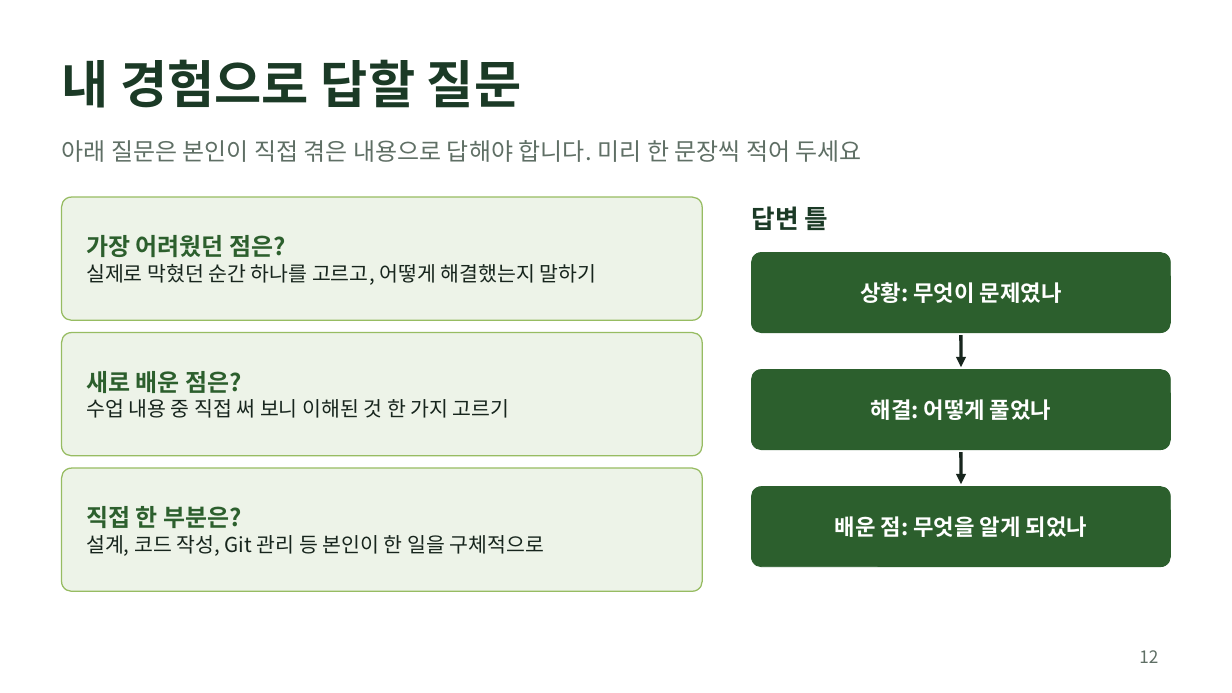
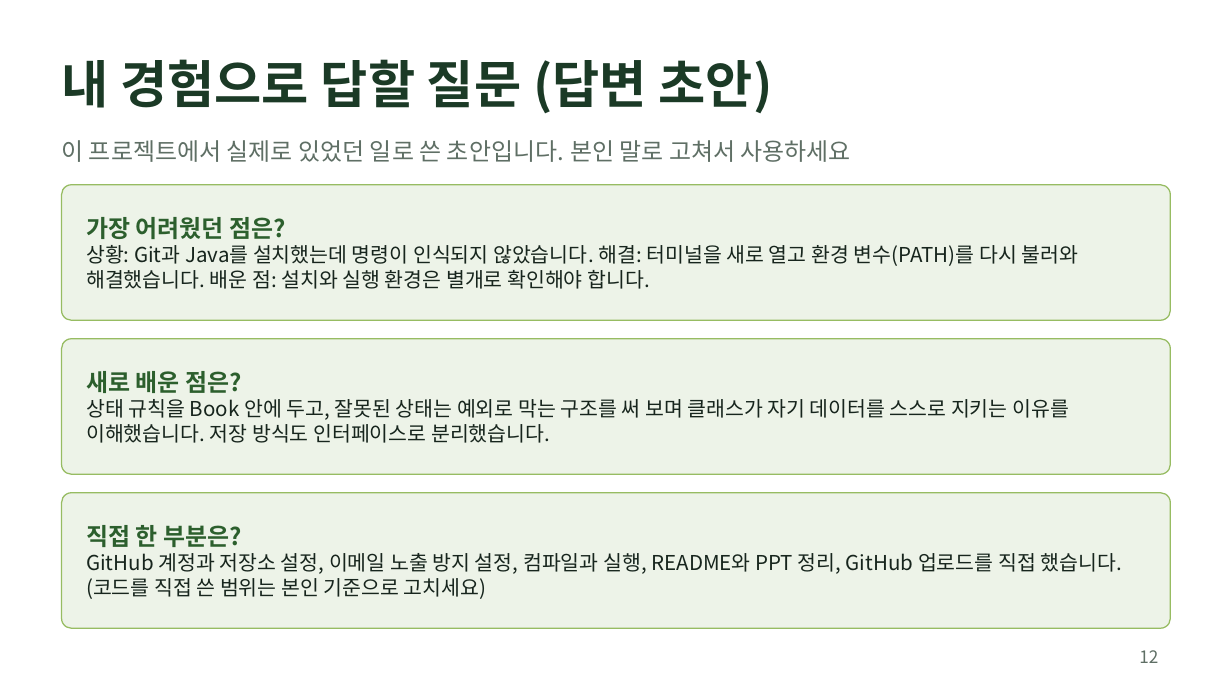
Before and after one commit to dhchae/library-manager, a slide deck: slide 12 of docs/library-manager-presentation-guide.pptx. Drawn at 1232x693 pixels with LibreOffice and Linux fonts; fonts in the diff are those of the drawing. Boxes give left, top, right and bottom in pixels: in the first picture for what was removed or moved away, otherwise in the second. Text is boxed around its words. In the diff, an @@ line names an element or a change of style, - is before the commit and + after.

Commit message:
발표 자료 12장 수정

```diff
--- a/docs/library-manager-presentation-guide.pptx
+++ b/docs/library-manager-presentation-guide.pptx
@@ title at (62,59,773,113): text changed @@
-내 경험으로 답할 질문
+내 경험으로 답할 질문 (답변 초안)
@@ text at (62,140,851,162): text changed @@
-아래 질문은 본인이 직접 겪은 내용으로 답해야 합니다. 미리 한 문장씩 적어 두세요
+이 프로젝트에서 실제로 있었던 일로 쓴 초안입니다. 본인 말로 고쳐서 사용하세요
@@ rounded rectangle: place and size @@
-rounded rectangle at (62,197,702,320)
+rounded rectangle at (62,185,1170,320)
@@ text "가장 어려웠던 점은?": place and size @@
-text "가장 어려웠던 점은?" at (86,235,596,285)
+text "가장 어려웠던 점은?" at (86,217,1079,289)
@@ text removed at (751,206,828,230) @@
-답변 틀
@@ text at (86,245,1079,289): text changed @@
-실제로 막혔던 순간 하나를 고르고, 어떻게 해결했는지 말하기
+상황: Git과 Java를 설치했는데 명령이 인식되지 않았습니다. 해결: 터미널을 새로 열고 환경 변수(PATH)를 다시 불러와 해결했습니다. 배운 점: 설치와 실행 환경은 별개로 확인해야 합니다.
@@ rounded rectangle removed at (752,253,1170,333) @@
-상황: 무엇이 문제였나
@@ rounded rectangle: place and size @@
-rounded rectangle at (62,333,702,456)
+rounded rectangle at (62,339,1170,474)
@@ arrow removed from (961, 335) to (961, 367) @@
@@ rounded rectangle removed at (752,370,1170,450) @@
-해결: 어떻게 풀었나
@@ text at (86,399,1069,443): text changed @@
-수업 내용 중 직접 써 보니 이해된 것 한 가지 고르기
+상태 규칙을 Book 안에 두고, 잘못된 상태는 예외로 막는 구조를 써 보며 클래스가 자기 데이터를 스스로 지키는 이유를 이해했습니다. 저장 방식도 인터페이스로 분리했습니다.
@@ arrow removed from (961, 452) to (961, 484) @@
@@ proportions changed in 3 elements at (62,185,1170,320), (62,339,1170,474), (62,493,1170,628) @@
@@ rounded rectangle: place and size @@
-rounded rectangle at (62,468,702,591)
+rounded rectangle at (62,493,1170,628)
@@ text "직접 한 부분은?": place and size @@
-text "직접 한 부분은?" at (86,506,544,556)
+text "직접 한 부분은?" at (86,525,1121,599)
@@ rounded rectangle removed at (752,487,1170,567) @@
-배운 점: 무엇을 알게 되었나
@@ text at (86,553,1121,599): text changed @@
-설계, 코드 작성, Git 관리 등 본인이 한 일을 구체적으로
+GitHub 계정과 저장소 설정, 이메일 노출 방지 설정, 컴파일과 실행, README와 PPT 정리, GitHub 업로드를 직접 했습니다. (코드를 직접 쓴 범위는 본인 기준으로 고치세요)
```
